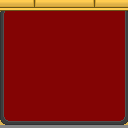
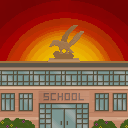
Layer changes from the first w=128, h=128 image to the second:
removed layer "Layer 1" over [0, 0, 128, 128]
added layer "Layer 2" above "Layer 3" over [0, 25, 128, 128]
added layer "Layer 3" (30%) above "Background" over [0, 0, 128, 117]
painted on "Background" over [0, 0, 128, 128]
